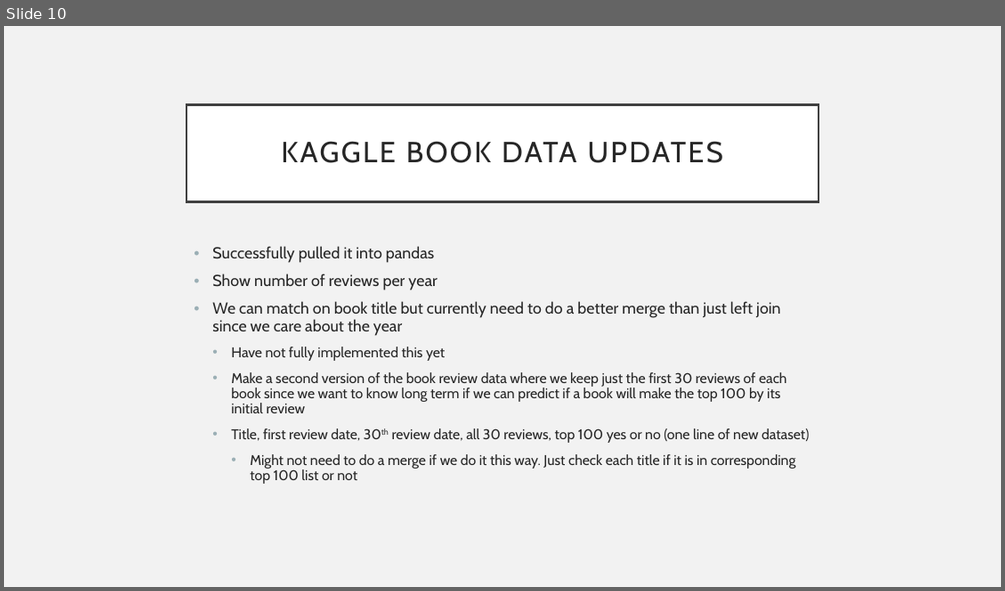
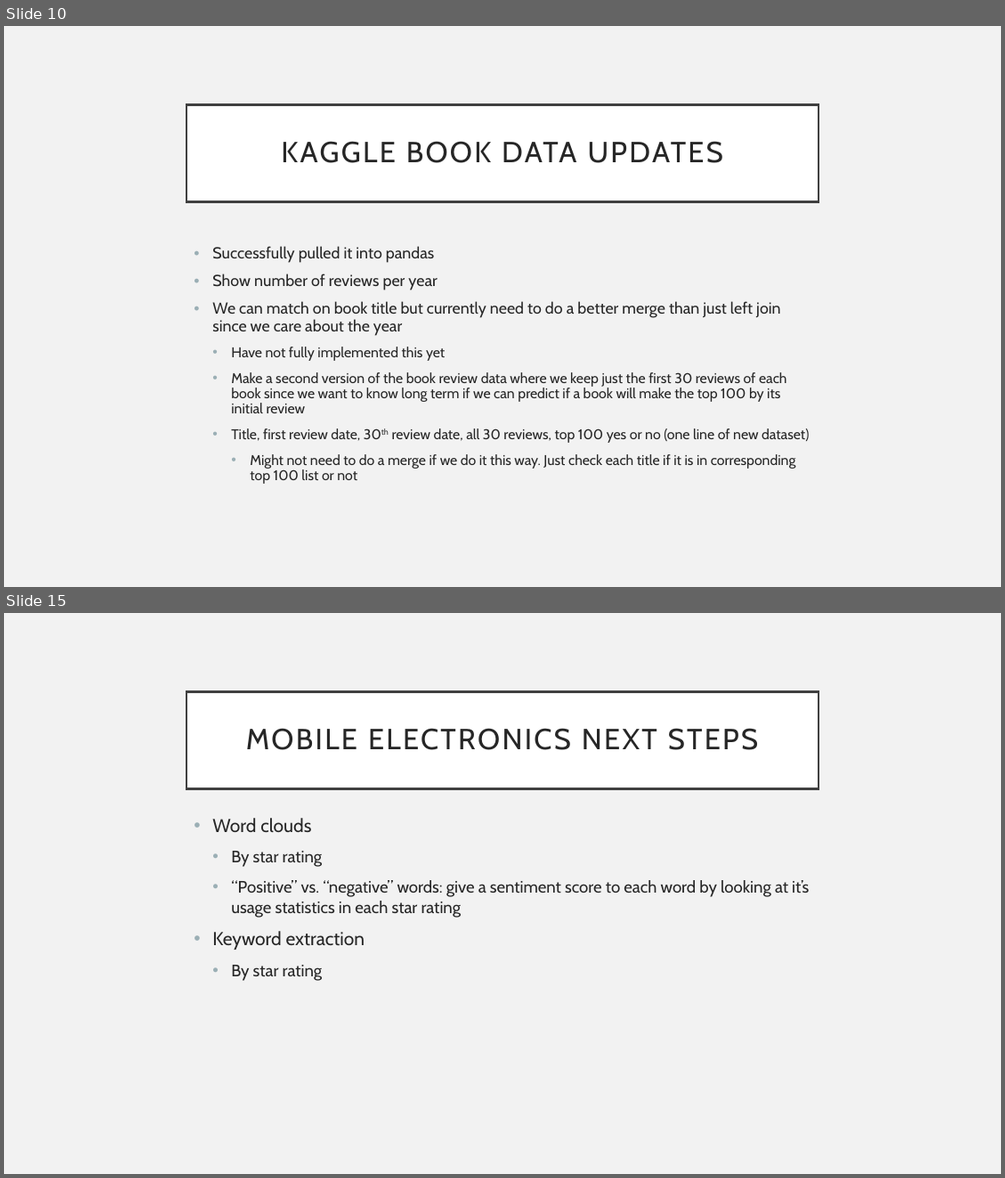
Before and after one commit to TKarlovitzDrexel/DSCI591_ACRSent, a slide deck: Week7Progress.pptx. Shown one above the other, each under a label of ours: slide 10 before the commit, slides 10 and 15 after it; the slides between them are not shown. The pictures are 1005x591 and 1005x1178 pixels, drawn with LibreOffice and Linux fonts; fonts in the diff are those of the drawing. Boxes give left, top, right and bottom in pixels: in the first picture for what was removed or moved away, otherwise in the second. Text is boxed around its words. In the diff, an @@ line names an element or a change of style, - is before the commit and + after.

```diff
--- a/Week7Progress.pptx
+++ b/Week7Progress.pptx
@@ slide 15 added at <box>4,613,1001,1174</box>, background #F2F2F2 @@
@@ title added at <box>186,691,818,788</box>, fill #FFFFFF, outline #404040 2.5 pt, 28 pt, text #262626 @@
+MOBILE ELECTRONICS NEXT STEPS
@@ text added at <box>212,818,809,981</box>, 16 pt, text #262626 @@
+• Word clouds
+  • By star rating
+  • “Positive” vs. “negative” words: give a sentiment score to each word by looking at it’s usage statistics in each star rating
+• Keyword extraction
+  • By star rating
```
Also in this commit, not shown: 4 other slides added.
